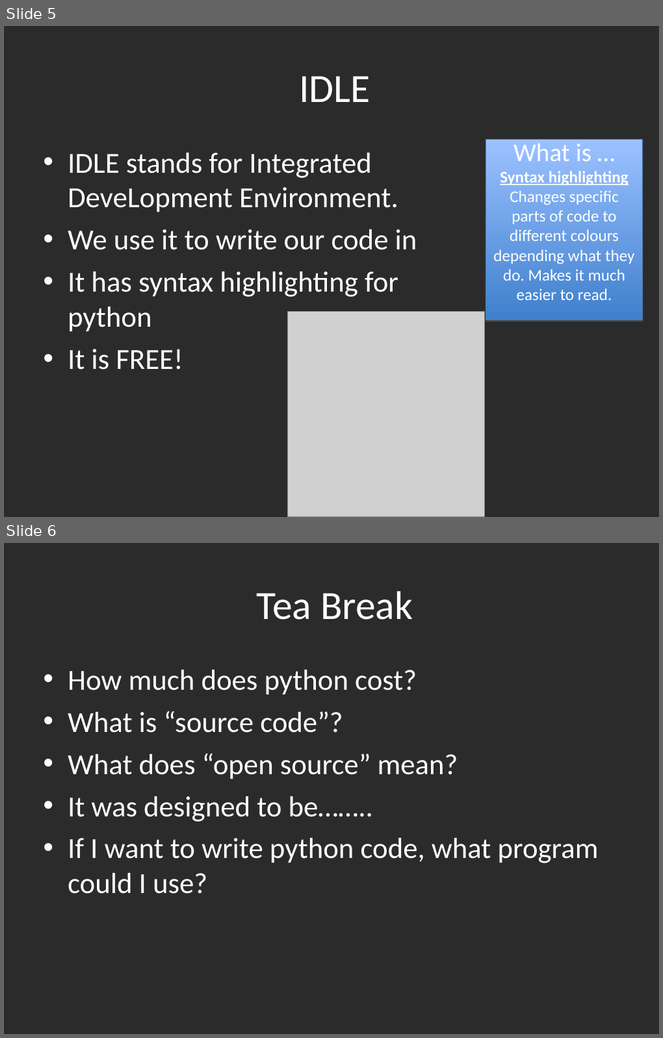
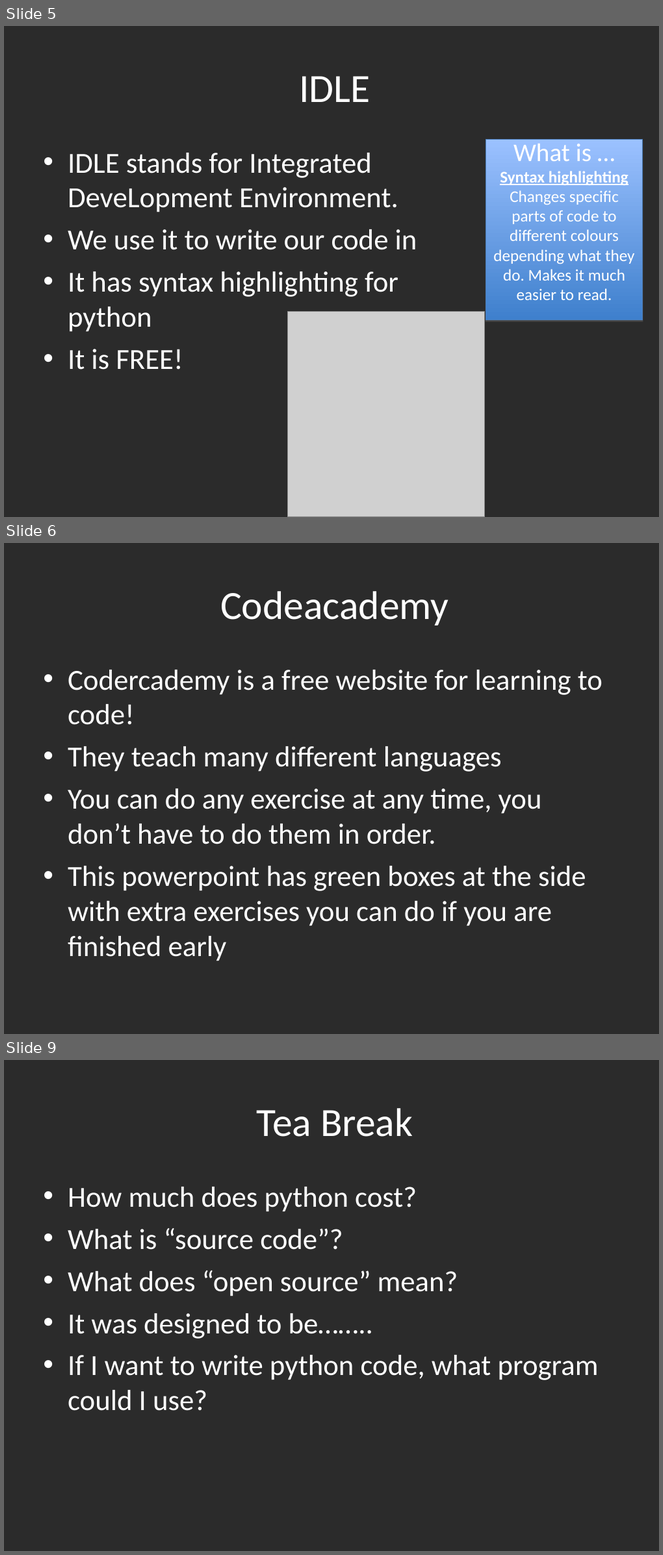
Before and after one commit to gbaman/RaspberryPi-Teaching-Materials, a slide deck: Powerpoints/Python 3.3.ppt. Shown one above the other, each under a label of ours: slides 5 and 6 before the commit, slides 5, 6 and 9 after it; the slides between them are not shown. The pictures are 663x1038 and 663x1555 pixels, drawn with LibreOffice and Linux fonts; fonts in the diff are those of the drawing; grey boxes stand for pictures; background and template pictures are left out; a plain dark background stands for a picture behind light text. Boxes give left, top, right and bottom in pixels: in the first picture for what was removed or moved away, otherwise in the second. Text is boxed around its words. In the diff, an @@ line names an element or a change of style, - is before the commit and + after.

```diff
--- a/Powerpoints/Python 3.3.ppt
+++ b/Powerpoints/Python 3.3.ppt
@@ slide 6 added at (4,543,659,1034), background picture (left out) @@
@@ title added at (220,591,449,626), 44 pt, text #FFFFFF @@
+Codeacademy
@@ text added at (68,670,603,962), 32 pt, text #FFFFFF @@
+• Codercademy is a free website for learning to code!
+• They teach many different languages
+• You can do any exercise at any time, you don’t have to do them in order.
+• This powerpoint has green boxes at the side with extra exercises you can do if you are finished early
@@ what was slide 6 is now slide 9 @@
```
Also in this commit, not shown: 17 slides changed, 3 other slides added, 1 slide removed.
